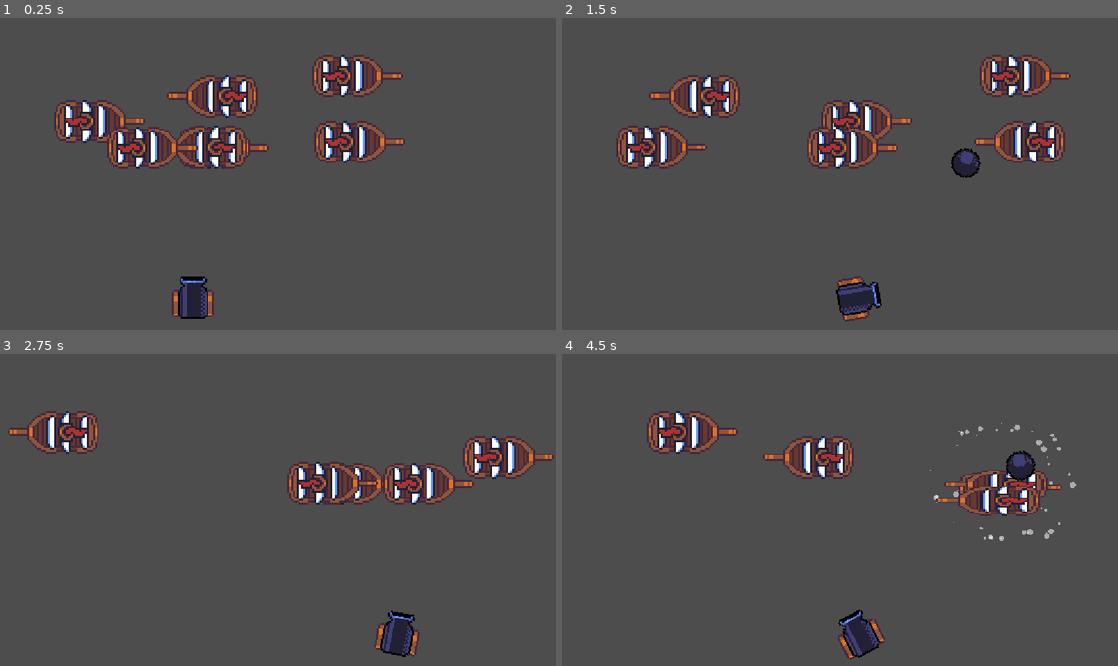
Above: before the commit, frames 1-4 (two rows, left to right).
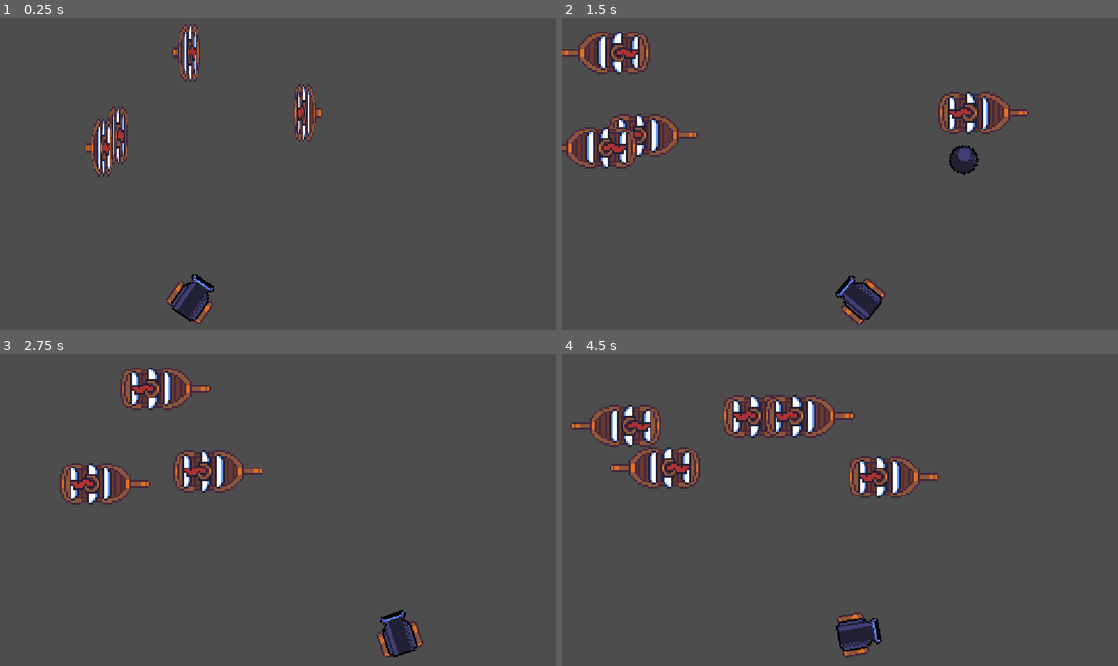
Above: after the commit, the same moments.

Repository: nilstop/Cannon-Game
Game: Godot game, scene res://world.tscn
Same seed, same stepped clock (60 frames per second), same inputs: the game is played once before the commit and once after it.
Inputs (mouse positions are in pixels of both pictures, inside the frame that each line leads up to):
- Up to frame 1 (0.25 s): no input
- Up to frame 2 (1.5 s): tap Enter at 0.5 s; move the mouse to (962, 158) at 0.52 s; hold D (right) 0.53-1.25 s; tap Space (launch) at 0.6 s; click (962, 158) at 0.67 s; drag from (728, 189) to (856, 298) at 1.27 s
- Up to frame 3 (2.75 s): move the mouse to (333, 441) at 2.02 s; hold D (right) from 2.03 s (still down); tap Backspace at 2.1 s; click (333, 441) at 2.17 s; tap Space (launch) at 2.3 s
- Up to frame 4 (4.5 s): release D (right) at 2.75 s; drag from (812, 572) to (623, 432) at 2.77 s; move the mouse to (1006, 556) at 3.52 s; hold A (left) 3.53-4.25 s; tap F at 3.6 s; click (1006, 556) at 3.67 s; tap Space (launch) at 3.8 s; drag from (673, 463) to (990, 513) at 4.27 s

The runs differ from the first frame. In frame 1, 12% of the frame differs, in the area x 9-73%, y 2-99%; in frame 2, 15%, in the area x 0-92%, y 4-99%; in frame 3, 12%; in frame 4, 13%.

Commit message:
Rounds
Boats disappear and respawn after launch.

Diff:
--- a/one-shot/Boat/boat.gd
+++ b/one-shot/Boat/boat.gd
@@ -6,8 +6,12 @@
 @onready var animation_player: AnimationPlayer = $AnimationPlayer
 
 var facing: int
-var speed: int
+var speed: float
 var shake: float
+
+func _ready() -> void:
+	Global.connect("round_end", remove)
+
 
 func _process(delta: float) -> void:
 	sprite.position = Vector2(randf_range(-shake, shake),randf_range(-shake,shake))
@@ -18,15 +22,25 @@
 	else:
 		sprite.flip_h = true
 
-func _on_area_entered(_area: Area2D) -> void:
-	facing *= -1
-
-
 func _on_cannon_ball_area_area_entered(_area: Area2D) -> void:
 	hit()
 
+func remove():
+	animation_player.play("remove")
+	modulate_white()
+
+
 func hit():
+	modulate_white()
 	shake = 75
 	particles.emitting = true
 	speed = 0
 	animation_player.play("hit")
+
+func modulate_white():
+	var tween = create_tween()
+	tween.tween_property(self, "modulate:v", 15.0, 0.5).set_ease(Tween.EASE_IN).set_trans(Tween.TRANS_CUBIC)
+
+
+func _on_body_entered(_body: Node2D) -> void:
+	facing *= -1
--- a/one-shot/Boat/boat.tscn
+++ b/one-shot/Boat/boat.tscn
@@ -28,6 +28,33 @@
 scale_max = 0.19999999
 color_ramp = SubResource("GradientTexture1D_57yac")
 
+[sub_resource type="Animation" id="Animation_reikl"]
+length = 0.001
+tracks/0/type = "value"
+tracks/0/imported = false
+tracks/0/enabled = true
+tracks/0/path = NodePath("Sprite2D:region_rect")
+tracks/0/interp = 1
+tracks/0/loop_wrap = true
+tracks/0/keys = {
+"times": PackedFloat32Array(0),
+"transitions": PackedFloat32Array(1),
+"update": 0,
+"values": [Rect2(0, 0, 57, 22)]
+}
+tracks/1/type = "value"
+tracks/1/imported = false
+tracks/1/enabled = true
+tracks/1/path = NodePath("Sprite2D:scale")
+tracks/1/interp = 1
+tracks/1/loop_wrap = true
+tracks/1/keys = {
+"times": PackedFloat32Array(0),
+"transitions": PackedFloat32Array(1),
+"update": 0,
+"values": [Vector2(4, 4)]
+}
+
 [sub_resource type="Animation" id="Animation_ngpvg"]
 resource_name = "hit"
 tracks/0/type = "value"
@@ -69,37 +96,67 @@
 "values": [Vector2(4, 4), Vector2(5, 2), Vector2(7, 0)]
 }
 
-[sub_resource type="Animation" id="Animation_reikl"]
-length = 0.001
-tracks/0/type = "value"
-tracks/0/imported = false
-tracks/0/enabled = true
-tracks/0/path = NodePath("Sprite2D:region_rect")
-tracks/0/interp = 1
-tracks/0/loop_wrap = true
-tracks/0/keys = {
-"times": PackedFloat32Array(0),
-"transitions": PackedFloat32Array(1),
-"update": 0,
-"values": [Rect2(0, 0, 57, 22)]
+[sub_resource type="Animation" id="Animation_wob0g"]
+tracks/0/type = "value"
+tracks/0/imported = false
+tracks/0/enabled = true
+tracks/0/path = NodePath("Sprite2D:scale")
+tracks/0/interp = 1
+tracks/0/loop_wrap = true
+tracks/0/keys = {
+"times": PackedFloat32Array(0, 0.33333334, 0.7, 0.96666664),
+"transitions": PackedFloat32Array(0.37892917, 5.278033, 0.3077861, 0.6597551),
+"update": 0,
+"values": [Vector2(4, 4), Vector2(3, 5), Vector2(4, 3), Vector2(7, 0)]
 }
 tracks/1/type = "value"
 tracks/1/imported = false
 tracks/1/enabled = true
-tracks/1/path = NodePath("Sprite2D:scale")
+tracks/1/path = NodePath("Sprite2D:region_rect")
 tracks/1/interp = 1
 tracks/1/loop_wrap = true
 tracks/1/keys = {
 "times": PackedFloat32Array(0),
 "transitions": PackedFloat32Array(1),
 "update": 0,
-"values": [Vector2(4, 4)]
+"values": [Rect2(0, 0, 57, 22)]
+}
+tracks/2/type = "method"
+tracks/2/imported = false
+tracks/2/enabled = true
+tracks/2/path = NodePath(".")
+tracks/2/interp = 1
+tracks/2/loop_wrap = true
+tracks/2/keys = {
+"times": PackedFloat32Array(1),
+"transitions": PackedFloat32Array(1),
+"values": [{
+"args": [],
+"method": &"queue_free"
+}]
+}
+
+[sub_resource type="Animation" id="Animation_57yac"]
+resource_name = "spawn"
+tracks/0/type = "value"
+tracks/0/imported = false
+tracks/0/enabled = true
+tracks/0/path = NodePath("Sprite2D:scale")
+tracks/0/interp = 1
+tracks/0/loop_wrap = true
+tracks/0/keys = {
+"times": PackedFloat32Array(0, 0.23333333, 0.3, 0.5, 0.8333333, 1),
+"transitions": PackedFloat32Array(0.63728034, 2.4622889, 0.25881627, 4.1410728, 2.9281738, 1),
+"update": 0,
+"values": [Vector2(0, 4), Vector2(5, 2), Vector2(4, 4), Vector2(1.2, 5.5), Vector2(5, 3), Vector2(4, 4)]
 }
 
 [sub_resource type="AnimationLibrary" id="AnimationLibrary_wob0g"]
 _data = {
 &"RESET": SubResource("Animation_reikl"),
-&"hit": SubResource("Animation_ngpvg")
+&"hit": SubResource("Animation_ngpvg"),
+&"remove": SubResource("Animation_wob0g"),
+&"spawn": SubResource("Animation_57yac")
 }
 
 [node name="Boat" type="Area2D"]
@@ -110,6 +167,7 @@
 shape = SubResource("RectangleShape2D_yfifx")
 
 [node name="Sprite2D" type="Sprite2D" parent="."]
+modulate = Color(1.0042744, 1.0042744, 1.0042744, 1)
 scale = Vector2(4, 4)
 texture = ExtResource("1_8yg56")
 region_enabled = true
@@ -139,7 +197,8 @@
 libraries = {
 &"": SubResource("AnimationLibrary_wob0g")
 }
+autoplay = "spawn"
 speed_scale = 2.0
 
-[connection signal="area_entered" from="." to="." method="_on_area_entered"]
+[connection signal="body_entered" from="." to="." method="_on_body_entered"]
 [connection signal="area_entered" from="CannonBallArea" to="." method="_on_cannon_ball_area_area_entered"]
--- a/one-shot/Cannon/cannon.gd
+++ b/one-shot/Cannon/cannon.gd
@@ -1,7 +1,7 @@
-extends Area2D
+extends CharacterBody2D
 
 @export var cannonball: PackedScene
-@export var start_y: int
+@export var start_y: int = 580
 @export var speed: float
 @export var turning_speed: float
 @export var turning_range: float
@@ -18,25 +18,26 @@
 	add_sibling(instance)
 
 func _physics_process(delta: float) -> void:
+	velocity = Vector2.ZERO
 	if Input.is_action_pressed("left"):
-		global_position.x += -speed * delta
+		velocity.x = -speed
 	if Input.is_action_pressed("right"):
-		global_position.x += speed * delta
+		velocity.x = speed
 	if Input.is_action_pressed("turn left"):
 		rotation -= deg_to_rad(turning_speed) * delta
 		clamp_rotation()
 	if Input.is_action_pressed("turn right"):
 		rotation += deg_to_rad(turning_speed) * delta
 		clamp_rotation()
+	look_at(get_global_mouse_position())
+	rotation += deg_to_rad(90)
+	clamp_rotation()
+	move_and_collide(velocity * delta)
 
 func _input(_event: InputEvent) -> void:
 	if Input.is_action_just_pressed("launch") and Global.cannon_ready:
 		inst(cannonball)
 		Global.cannon_ready = false
-	if _event is InputEventMouseMotion:
-		look_at(get_global_mouse_position())
-		rotation += deg_to_rad(90)
-		clamp_rotation()
 
 func clamp_rotation():
 	rotation = clamp(rotation, deg_to_rad(-turning_range/2), deg_to_rad(turning_range/2))
--- a/one-shot/Cannon/cannon.tscn
+++ b/one-shot/Cannon/cannon.tscn
@@ -7,11 +7,11 @@
 [sub_resource type="RectangleShape2D" id="RectangleShape2D_23j6s"]
 size = Vector2(50, 50)
 
-[node name="Cannon" type="Area2D"]
+[node name="Cannon" type="CharacterBody2D"]
 collision_layer = 8
+collision_mask = 3
 script = ExtResource("1_2kyob")
 cannonball = ExtResource("2_rc2eq")
-start_y = 580
 speed = 300.0
 turning_speed = 200.0
 turning_range = 160.0
--- a/one-shot/Cannonball/cannonball.gd
+++ b/one-shot/Cannonball/cannonball.gd
@@ -10,5 +10,5 @@
 	global_position += Vector2.UP.rotated(rotation) * speed * delta
 
 
-func _on_border_area_area_entered(area: Area2D) -> void:
-	Global.cannon_ready = true
+func _on_border_area_area_entered(_area: Area2D) -> void:
+	Global.end_round()
--- a/one-shot/boat_spawner.gd
+++ b/one-shot/boat_spawner.gd
@@ -1,24 +1,37 @@
 extends Node2D
 
 @export var boat: PackedScene
+
+var speed_min := 100.0
+var speed_max := 300.0
+var amount := 4.0
 
 #order: left right up down
 var marg := [100,100,50,170]
 
 func _ready() -> void:
+	Global.connect("round_end", ramp_difficulty)
+	Global.connect("round_start", spawn)
 	spawn()
 
-func _process(delta: float) -> void:
+func _process(_delta: float) -> void:
 	pass#inst(boat)
 
+func ramp_difficulty():
+	Global.round_num += 1
+	speed_max += 50
+	amount += 0.5
+	print(speed_max)
+	print(Global.round_num)
+
 func spawn():
-	for i in 7:
+	for i in round(amount):
 		inst(boat)
 
 func inst(scene: PackedScene):
 	var instance: Boat = scene.instantiate()
 	instance.facing = [-1, 1].pick_random()
-	instance.speed = randi_range(90, 400)
+	instance.speed = randf_range(speed_min, speed_max)
 	instance.position = Vector2.ZERO
 	instance.global_position = Vector2(randi_range(0+marg[0], Global.window_size.x-marg[1]), randi_range(0+marg[2], Global.window_size.y-marg[3]))
 	add_child(instance)
--- a/one-shot/global.gd
+++ b/one-shot/global.gd
@@ -1,4 +1,17 @@
 extends Node
+class_name World
+
+signal round_end
+signal round_start
+
+@onready var window_size = DisplayServer.window_get_size()
 
 var cannon_ready := true
-@onready var window_size = DisplayServer.window_get_size()
+var round_num := 1
+
+func end_round():
+	await get_tree().create_timer(0.5).timeout
+	emit_signal("round_end")
+	await get_tree().create_timer(1.0).timeout
+	emit_signal("round_start")
+	cannon_ready = true
--- a/one-shot/project.godot
+++ b/one-shot/project.godot
@@ -10,7 +10,7 @@
 
 [application]
 
-config/name="One Shot"
+config/name="Cannon Game"
 run/main_scene="uid://q416dcvq6rhf"
 config/features=PackedStringArray("4.5", "Forward Plus")
 config/icon="res://icon.svg"
--- a/one-shot/world.tscn
+++ b/one-shot/world.tscn
@@ -22,7 +22,7 @@
 script = ExtResource("2_tlwt5")
 boat = ExtResource("3_aqk2v")
 
-[node name="Borders" type="Area2D" parent="."]
+[node name="Borders" type="StaticBody2D" parent="."]
 collision_layer = 2
 collision_mask = 0
 
Not shown: 1 places in one-shot/Boat/boat.tscn that only renumber resources
Not shown, changed: one-shot/kanban_tasks_data.kanban
